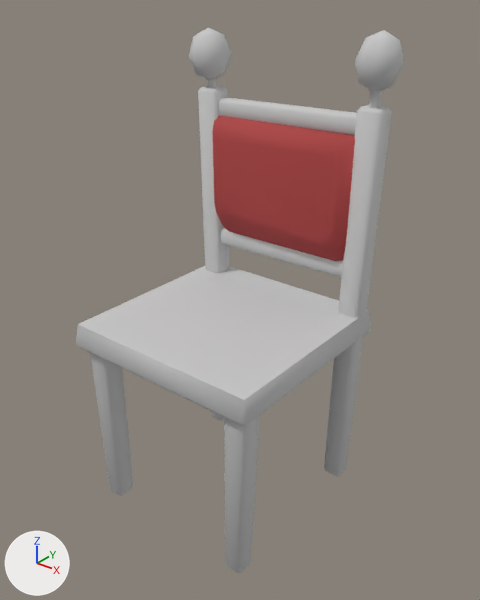
What one commit did to the FBX model Assets/3D/Environment/chairA.FBX.
The view is the same before and after, from a camera (50 mm lens) standing at (5.11, -6.18, 6.82) and looking at (0.22, -0.07, 3.03). Every picture has the same lights, and +X, +Y and +Z are marked at lower left.

In view in the first picture: 'chairA'.
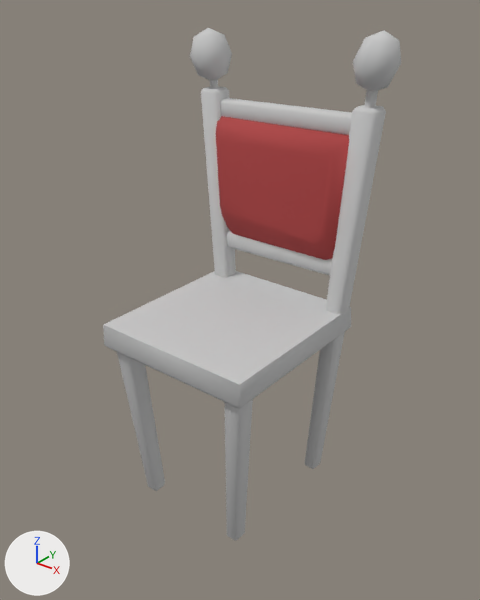
Location of each change, (x1, y1, x2, y2) in pixels of the pictures (480 x 600 px; the box of a moved part takes in the faces that stretch with it):
'chairA', reshaped (9% narrower, 6% shorter)
    before: (76, 27, 404, 573)
    after: (103, 28, 401, 541)
part 1 of me_mesh, moved or reshaped
    before: (369, 90, 382, 108)
    after: (364, 90, 378, 108)
part 2 of me_mesh, moved or reshaped
    before: (218, 97, 357, 135)
    after: (220, 98, 352, 135)
part 3 of me_mesh, moved or reshaped
    before: (221, 227, 343, 277)
    after: (227, 230, 332, 276)
part 4 of me_mesh, moved or reshaped
    before: (76, 30, 404, 573)
    after: (103, 30, 401, 541)

Patch to the scene script:
```diff
--- a/Assets/3D/Environment/chairA.FBX.py
+++ b/Assets/3D/Environment/chairA.FBX.py
@@ me_mesh @@
 # used by ob_chaira; location = (0.0, 0.0, 0.0)
-me_mesh.from_pydata(...)  # 236 vertices, 210 faces; spans x -1.47..1.64, y -1.57..1.33, z -0.03..6.3
+me_mesh.from_pydata(...)  # 236 vertices, 210 faces; spans x -1.44..1.61, y -1.33..1.33, z -0.03..6.29
+# me_mesh part 1: the loose piece of 12 vertices spanning x 1.27..1.41, y 0.98..1.11, z 5.43..5.71 is multiplied about its middle by the matrix ((0.994, -0.002, 0.055), (0.001, 0.996, 0.012), (-0.055, -0.012, 0.994)), then moved by (-0.05, -0.02, 0.0)
+# me_mesh part 2: the loose piece of 16 vertices spanning x -1.06..1.22, y 0.95..1.16, z 5.07..5.35 is scaled about its middle by (0.946, 0.977, 1), then moved by (0.0, -0.02, 0.0)
+# me_mesh part 3: the loose piece of 16 vertices spanning x -1.06..1.22, y 0.95..1.16, z 3.21..3.49 is scaled about its middle by (0.853, 0.914, 1), then moved by (0.0, -0.05, 0.0)
+# me_mesh part 4: 176 of 236 vertices moved; they spanned x -1.47..1.64, y -1.57..1.33, z -0.03..6.21 and now span x -1.44..1.61, y -1.33..1.33, z -0.03..6.2; mean shift (0.0, 0.05, 0.0); largest move (-1.21, -1.37, 0.02) -> (-0.8, -0.98, 0.02)
 me_mesh.materials.append(mat_granate)
```
